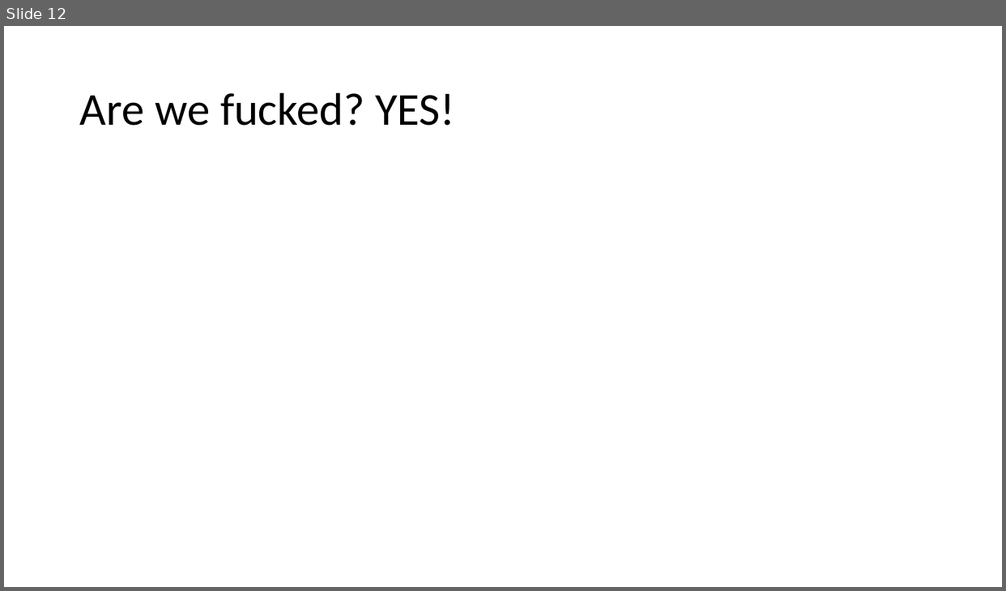
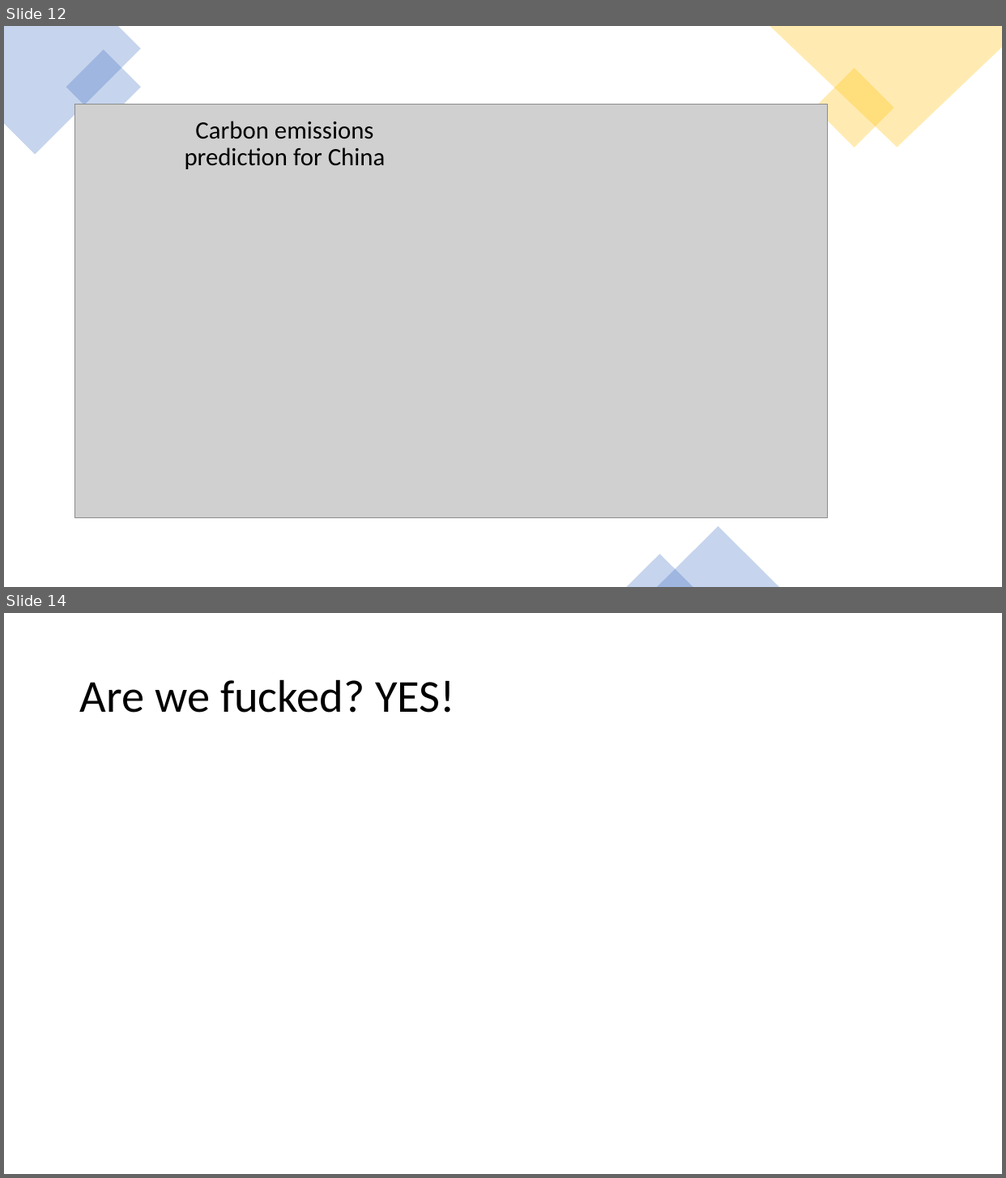
Before and after one commit to danilogiarlini/Global-CO2-Emission-Forecasting, a slide deck: Visualization/GlobalCO2Emission.pptx. Shown one above the other, each under a label of ours: slide 12 before the commit, slides 12 and 14 after it; the slides between them are not shown. The pictures are 1006x591 and 1006x1178 pixels, drawn with LibreOffice and Linux fonts; fonts in the diff are those of the drawing; grey boxes stand for pictures. Boxes give left, top, right and bottom in pixels: in the first picture for what was removed or moved away, otherwise in the second. Text is boxed around its words. In the diff, an @@ line names an element or a change of style, - is before the commit and + after.

Commit message:
India & China added to presentation

```diff
--- a/Visualization/GlobalCO2Emission.pptx
+++ b/Visualization/GlobalCO2Emission.pptx
@@ slide 12 added at [4, 26, 1002, 587], background #FFFFFF @@
@@ freeform shape added at [4, 26, 141, 155], fill #4472C4 at 30% opacity @@
@@ rectangle added at [66, 49, 142, 125], fill #4472C4 at 30% opacity @@
@@ freeform shape added at [769, 26, 1002, 148], fill #FFC000 at 30% opacity @@
@@ rectangle added at [814, 68, 893, 148], fill #FFC000 at 30% opacity @@
@@ picture added at [75, 105, 828, 518] @@
@@ text added at [185, 121, 386, 169], 24 pt, text #000000 @@
+Carbon emissions prediction for China
@@ triangle added at [657, 527, 779, 587], fill #4472C4 at 30% opacity @@
@@ triangle added at [627, 555, 693, 587], fill #4472C4 at 30% opacity @@
@@ what was slide 12 is now slide 14 @@
```
Also in this commit, not shown: 1 other slide added, 5 other files.
